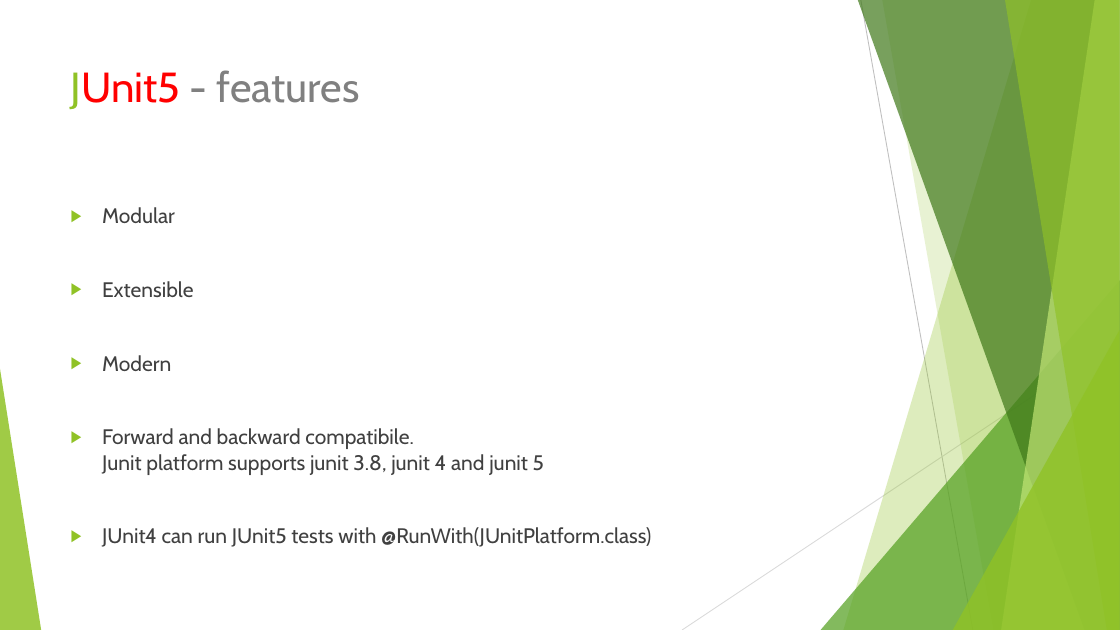
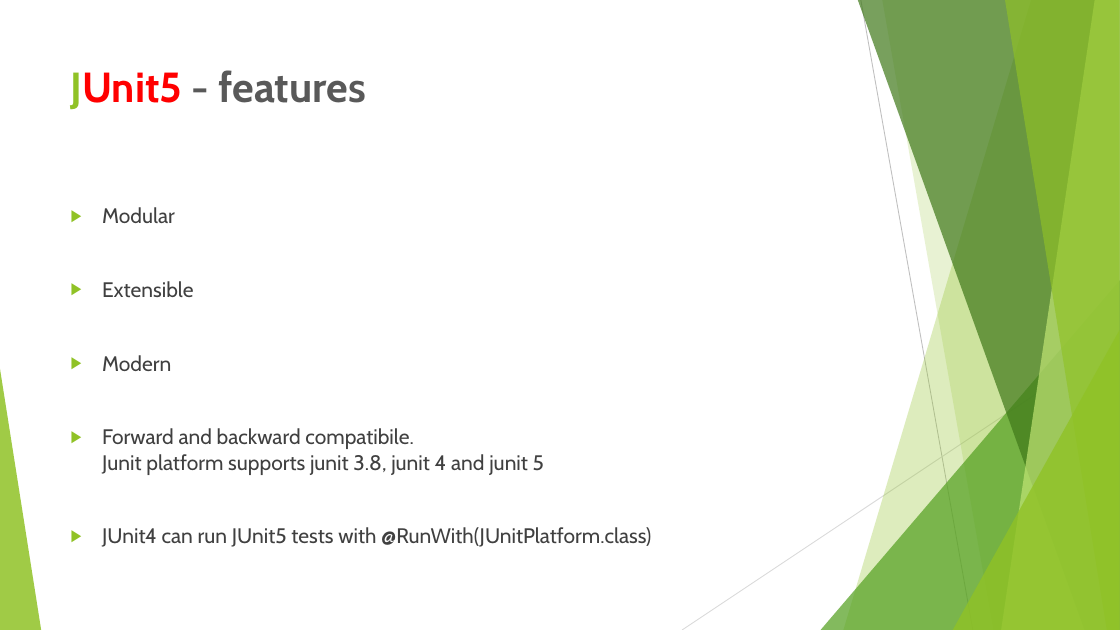
Before and after one commit to baryr/junit-samples, a slide deck: slide 13 of junit-features.pptx. Drawn at 1120x630 pixels with LibreOffice and Linux fonts; fonts in the diff are those of the drawing. Boxes give left, top, right and bottom in pixels: in the first picture for what was removed or moved away, otherwise in the second. Text is boxed around its words. In the diff, an @@ line names an element or a change of style, - is before the commit and + after.

```diff
--- a/junit-features.pptx
+++ b/junit-features.pptx
@@ title "JUnit5 - features" at [71,70,366,110]: text colour #808080 to #595959 in "- features"; bold on @@
```
Also in this commit, not shown: 15 other slides changed.
